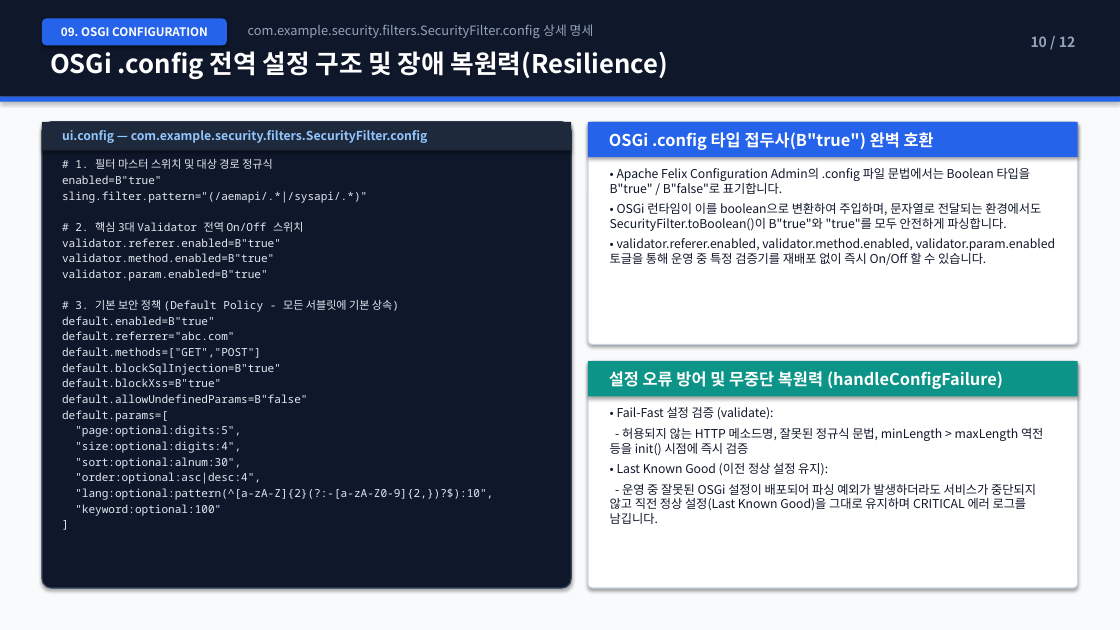
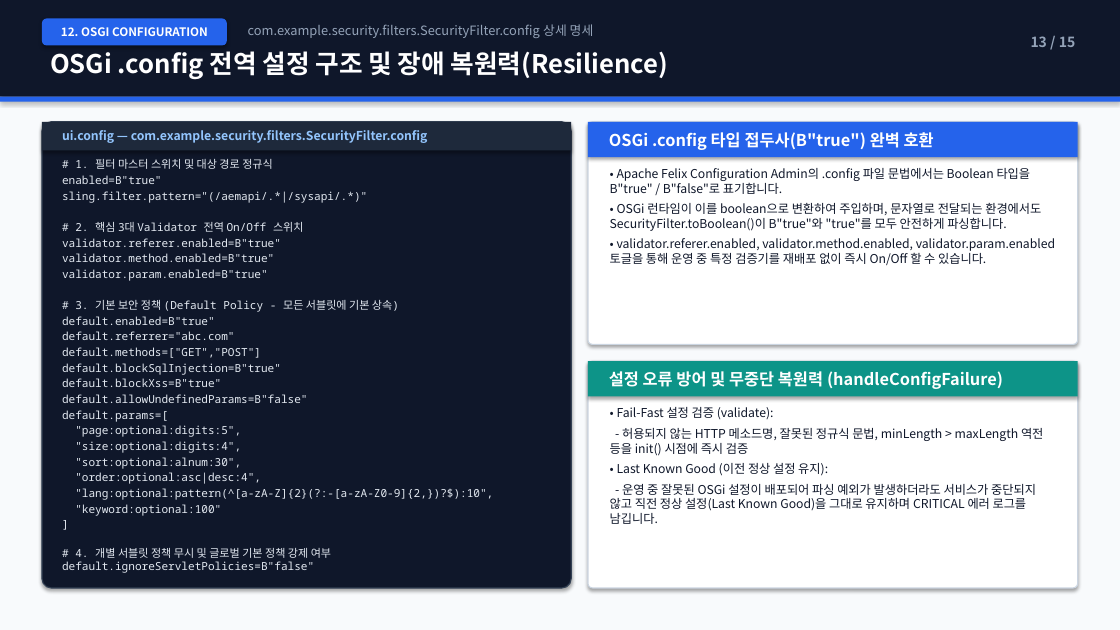
Before and after one commit to suafafa/security-simple, a slide deck: slide 13 of docs/AEM_Security_Simple_Architecture_Guide.pptx (slide 10 before the commit). Drawn at 1120x630 pixels with LibreOffice and Linux fonts; fonts in the diff are those of the drawing. Boxes give left, top, right and bottom in pixels: in the first picture for what was removed or moved away, otherwise in the second. Text is boxed around its words. In the diff, an @@ line names an element or a change of style, - is before the commit and + after.

```diff
--- a/docs/AEM_Security_Simple_Architecture_Guide.pptx
+++ b/docs/AEM_Security_Simple_Architecture_Guide.pptx
@@ text in rounded rectangle at (x1=61, y1=27, x2=208, y2=36): text changed @@
-09. OSGI CONFIGURATION
+12. OSGI CONFIGURATION
@@ text at (x1=1031, y1=36, x2=1076, y2=47): text changed @@
-10 / 12
+13 / 15
@@ text at (x1=62, y1=548, x2=331, y2=573): paragraph added @@
+# 4. 개별 서블릿 정책 무시 및 글로벌 기본 정책 강제 여부
+default.ignoreServletPolicies=B"false"
```
Also in this commit, not shown: 10 other slides changed, 3 slides added, 2 other files.
